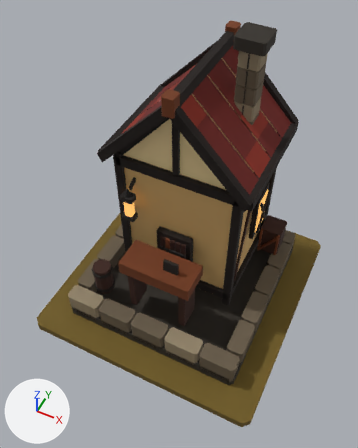
The glTF model art/butchery_t4/butchery_t4.glb as it was, and as the next commit left it.
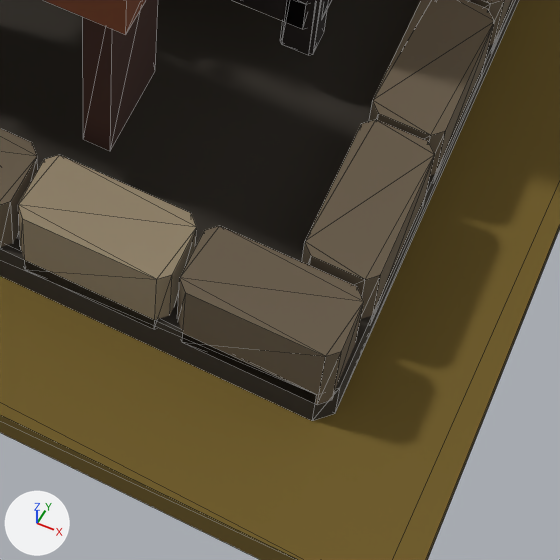
Each version appears first whole from a camera (50 mm lens) standing at (0.739, -1.587, 2.512) and looking at (0.007, -0.123, 0.682), and next in a close-up on the part from 45% to 79% of the width and 66% to 93% of the height. The lights are fixed; the arrows at lower left show +X, +Y and +Z. The first two pictures are the older version. The close-ups show mesh edges as thin lines.

Before the edit, the objects in view are built like this:
```python
me_mmr___butchery___t04_architecture_mesh_001 = bpy.data.meshes.new('MMR | butchery | T04 Architecture Mesh.001')
me_mmr___butchery___t04_architecture_mesh_001.from_pydata(...)  # 1246 vertices, 2036 faces; spans x -0.5..0.5, y -0.5..0.5, z 0.0..1.51
# faces by material slot: [1996, 40]
me_mmr___butchery___t04_architecture_mesh_001.materials.append(mat_mmr___shared_palette_atlas)  # picture img_mmr_shared_color_palette_64
me_mmr___butchery___t04_architecture_mesh_001.materials.append(mat_mmr___amber)  # orange #ffc06a, glowing orange #daa459
me_mmr___butchery___tier_04_ground_mesh_001 = bpy.data.meshes.new('MMR | butchery | Tier 04 Ground Mesh.001')
me_mmr___butchery___tier_04_ground_mesh_001.from_pydata(...)  # 16 vertices, 28 faces; spans x -0.65..0.65, y -0.65..0.65, z -0.05..0.0
me_mmr___butchery___tier_04_ground_mesh_001.materials.append(mat_mmr___shared_palette_atlas)  # picture img_mmr_shared_color_palette_64
ob_mmr___butchery___t04_architecture_001 = bpy.data.objects.new('MMR | butchery | T04 Architecture.001', me_mmr___butchery___t04_architecture_mesh_001)
ob_mmr___butchery___t04_architecture_001.location = (0.0, 0.0, 0.05)
ob_mmr___butchery___tier_04_ground_001 = bpy.data.objects.new('MMR | butchery | Tier 04 Ground.001', me_mmr___butchery___tier_04_ground_mesh_001)
ob_mmr___butchery___tier_04_ground_001.location = (0.0, 0.0, 0.05)
```
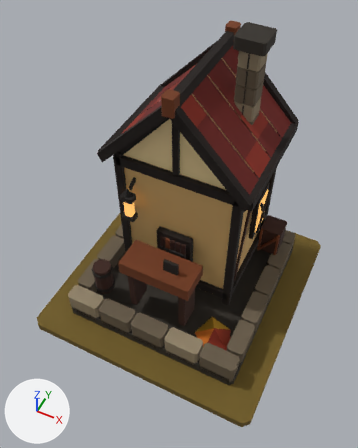
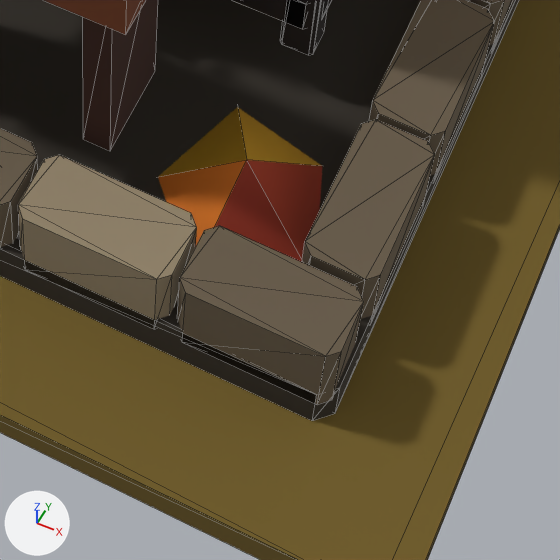
The change, as a diff of the scene's bpy script:
```diff
--- a/art/butchery_t4/butchery_t4.glb.py
+++ b/art/butchery_t4/butchery_t4.glb.py
@@ me_mmr___butchery___t04_autumn_dressing_001 @@
+me_mmr___butchery___t04_autumn_dressing_001.from_pydata(...)  # 6 vertices, 5 faces; spans x 0.203..0.432, y -0.437..-0.2, z 0.062..0.162
+me_mmr___butchery___t04_autumn_dressing_001.materials.append(mat_mmr___shared_palette_atlas)  # picture img_mmr_shared_color_palette_64
@@ ob_mmr___butchery___t04_autumn_dressing_001 @@
+ob_mmr___butchery___t04_autumn_dressing_001 = bpy.data.objects.new('MMR | butchery | T04 Autumn Dressing.001', me_mmr___butchery___t04_autumn_dressing_001)
+ob_mmr___butchery___t04_autumn_dressing_001.location = (0.0, 0.0, 0.05)
```

Pixel boxes [x1, y1, x2, y2] of what changed, in the close-ups (560 x 560 px):
'MMR | butchery | T04 Autumn Dressing.001', added
    after: [158, 107, 322, 262]
